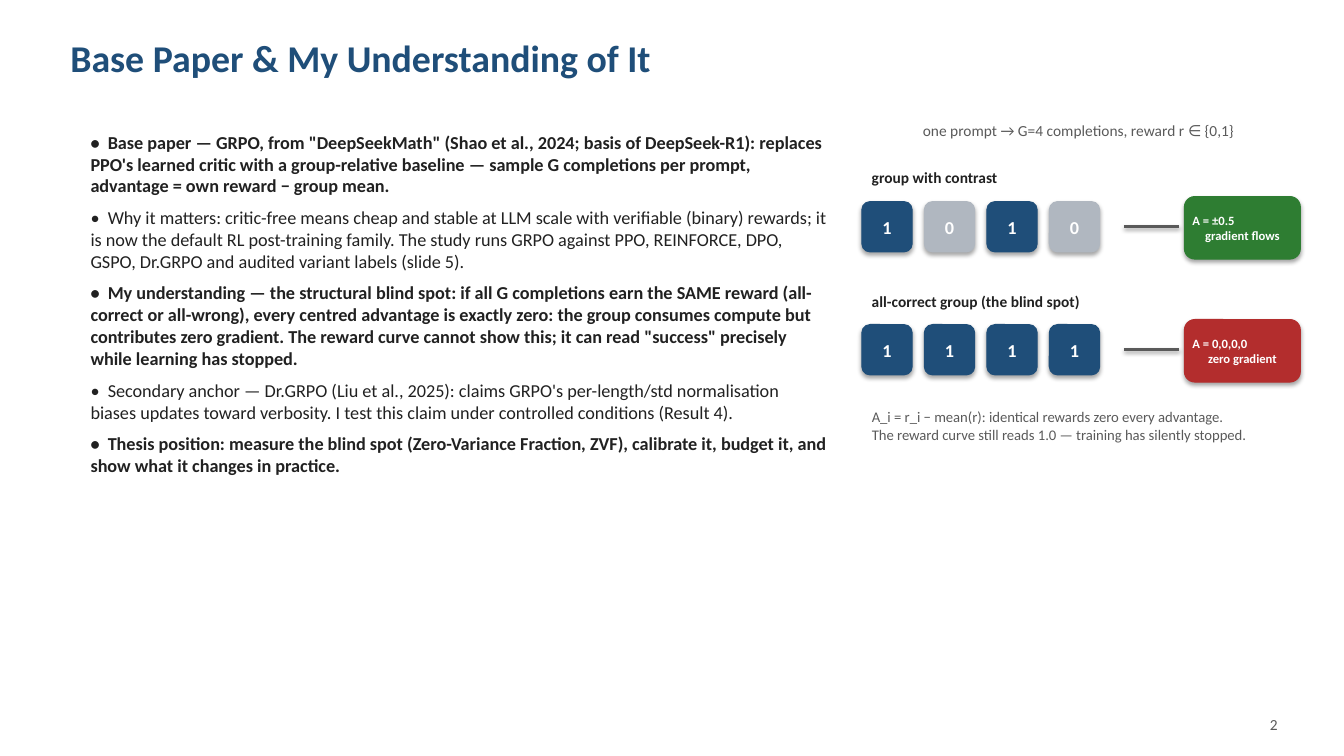
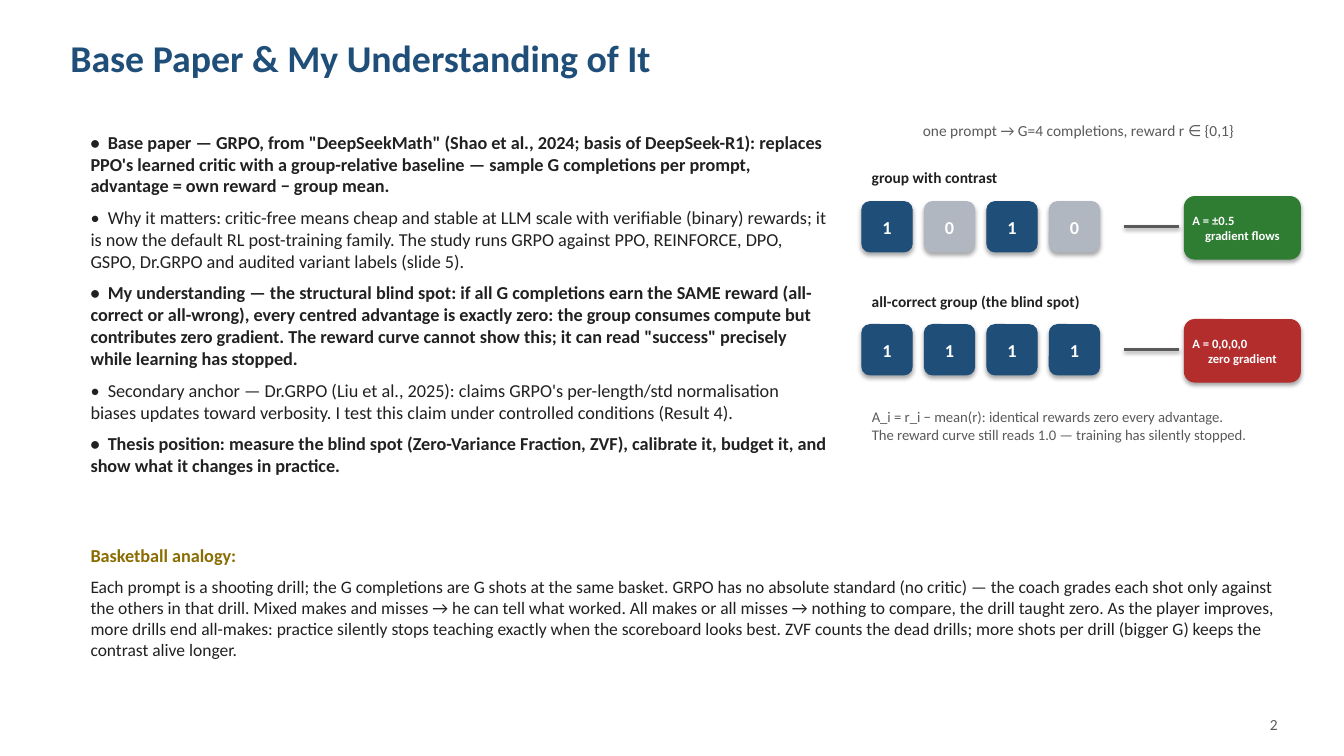
Before and after one commit to arvindcr4/tinker-rl-lab, a slide deck: slide 3 of outputs/PESU_MTech_Phase1_Session1_Review_ArvindCR.pptx. Drawn at 1344x756 pixels with LibreOffice and Linux fonts; fonts in the diff are those of the drawing. Boxes give left, top, right and bottom in pixels: in the first picture for what was removed or moved away, otherwise in the second. Text is boxed around its words. In the diff, an @@ line names an element or a change of style, - is before the commit and + after.

```diff
--- a/outputs/PESU_MTech_Phase1_Session1_Review_ArvindCR.pptx
+++ b/outputs/PESU_MTech_Phase1_Session1_Review_ArvindCR.pptx
@@ text added at <box>91,549,1274,659</box>, 12.5 pt, text #212121 @@
+Basketball analogy:
+Each prompt is a shooting drill; the G completions are G shots at the same basket. GRPO has no absolute standard (no critic) — the coach grades each shot only against the others in that drill. Mixed makes and misses → he can tell what worked. All makes or all misses → nothing to compare, the drill taught zero. As the player improves, more drills end all-makes: practice silently stops teaching exactly when the scoreboard looks best. ZVF counts the dead drills; more shots per drill (bigger G) keeps the contrast alive longer.
```
Also in this commit, not shown: 1 other file.
